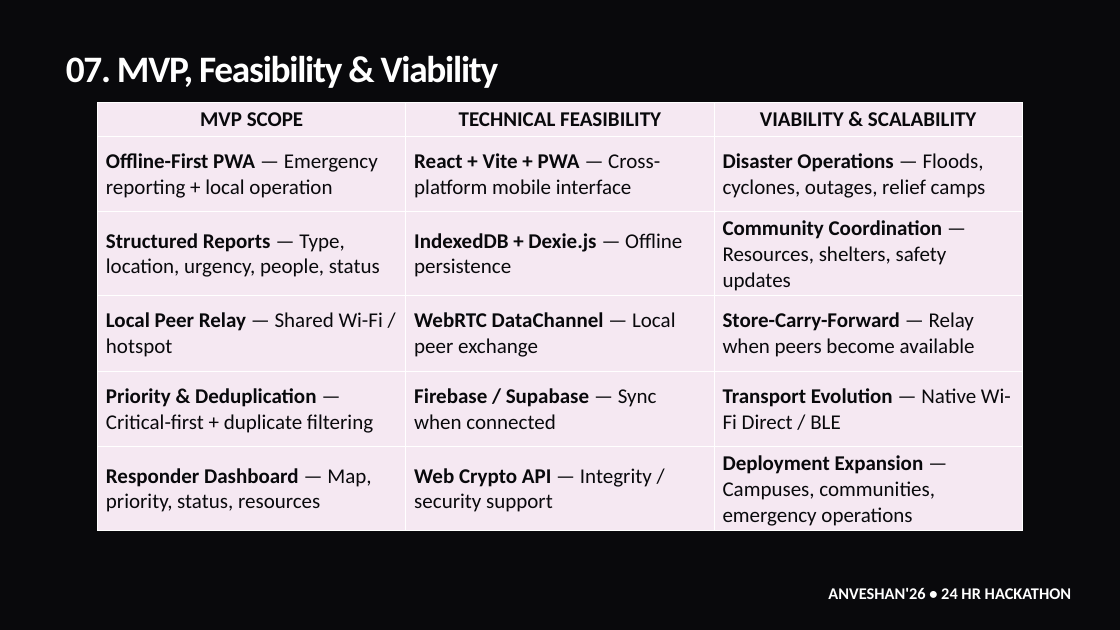
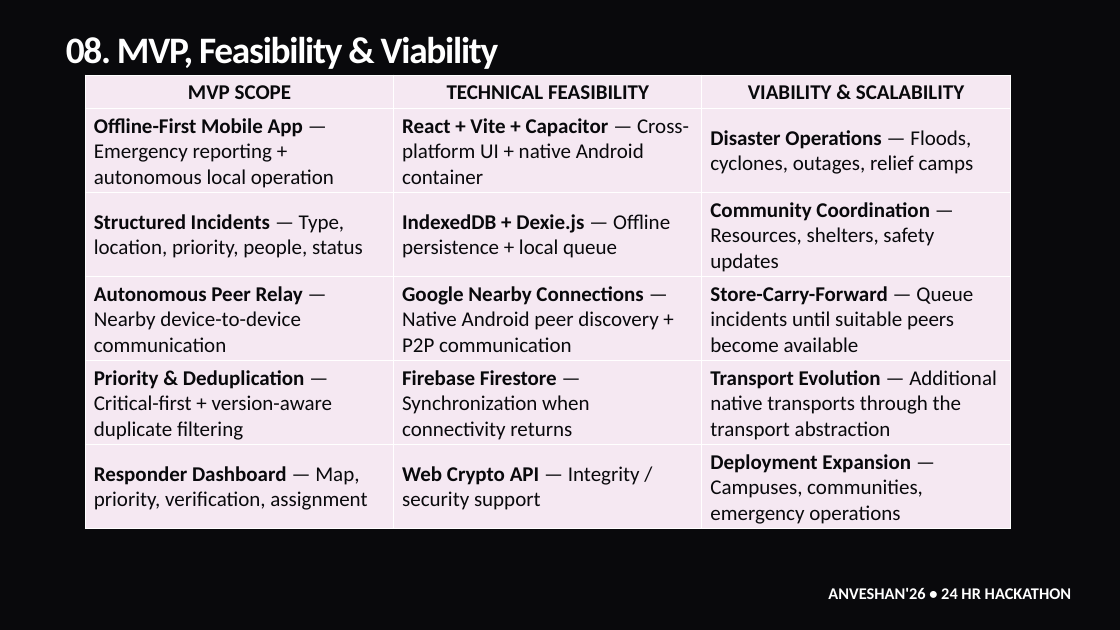
Before and after one commit to PratikDas-VTU/NEXUS, a slide deck: slide 9 of Nexus.pptx (slide 8 before the commit). Drawn at 1120x630 pixels with LibreOffice and Linux fonts; fonts in the diff are those of the drawing; background and template pictures are left out. Boxes give left, top, right and bottom in pixels: in the first picture for what was removed or moved away, otherwise in the second. Text is boxed around its words. In the diff, an @@ line names an element or a change of style, - is before the commit and + after.

```diff
--- a/Nexus.pptx
+++ b/Nexus.pptx
@@ text at [66,36,499,69]: text changed @@
-07. MVP, Feasibility & Viability
+08. MVP, Feasibility & Viability
@@ table at [86,75,1011,579] @@
-row 2, column 1: Offline-First PWA — Emergency reporting + local operation
+row 2, column 1: Offline-First Mobile App — Emergency reporting + autonomous local operation
-row 2, column 2: React + Vite + PWA — Cross-platform mobile interface
+row 2, column 2: React + Vite + Capacitor — Cross-platform UI + native Android container
-row 3, column 1: Structured Reports — Type, location, urgency, people, status
+row 3, column 1: Structured Incidents — Type, location, priority, people, status
-row 3, column 2: IndexedDB + Dexie.js — Offline persistence
+row 3, column 2: IndexedDB + Dexie.js — Offline persistence + local queue
-row 4: Local Peer Relay — Shared Wi-Fi / hotspot | WebRTC DataChannel — Local peer exchange | Store-Carry-Forward — Relay when peers become available
+row 4: Autonomous Peer Relay — Nearby device-to-device communication | Google Nearby Connections — Native Android peer discovery + P2P communication | Store-Carry-Forward — Queue incidents until suitable peers become available
-row 5: Priority & Deduplication — Critical-first + duplicate filtering | Firebase / Supabase — Sync when connected | Transport Evolution — Native Wi-Fi Direct / BLE
+row 5: Priority & Deduplication — Critical-first + version-aware duplicate filtering | Firebase Firestore — Synchronization when connectivity returns | Transport Evolution — Additional native transports through the transport abstraction
-row 6, column 1: Responder Dashboard — Map, priority, status, resources
+row 6, column 1: Responder Dashboard — Map, priority, verification, assignment
@@ table: place and size @@
-table at [97,103,1023,556]
+table at [86,75,1011,579]
```
Also in this commit, not shown: 5 other slides changed, 1 slide added, 2 other files.
